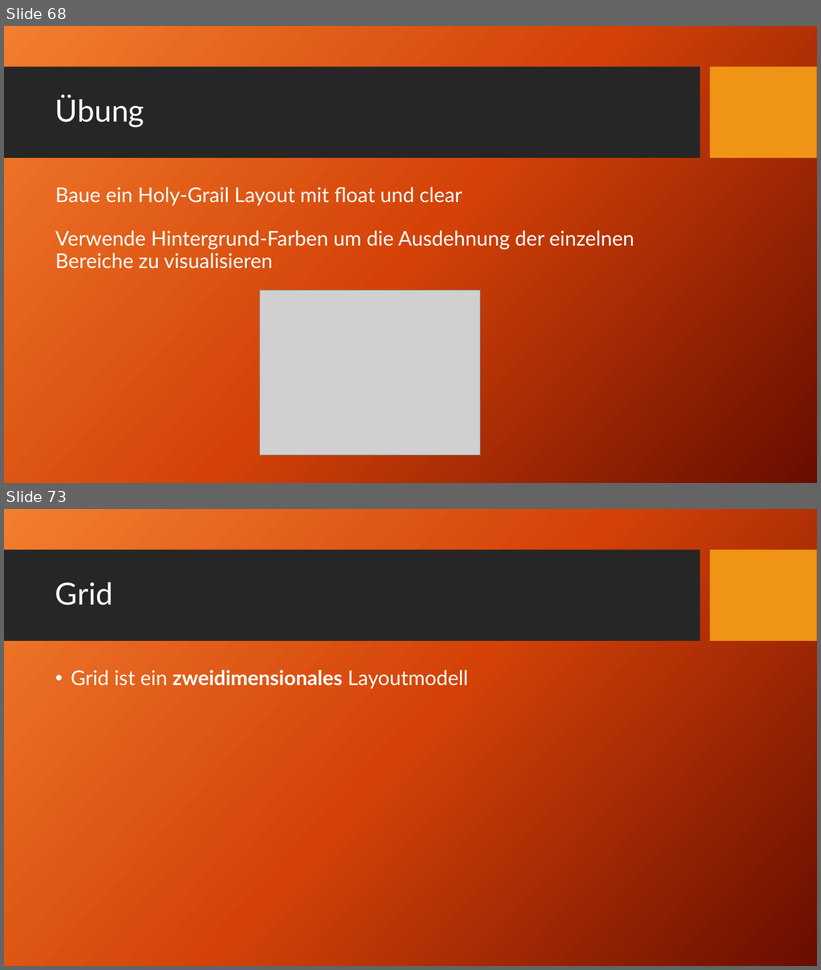
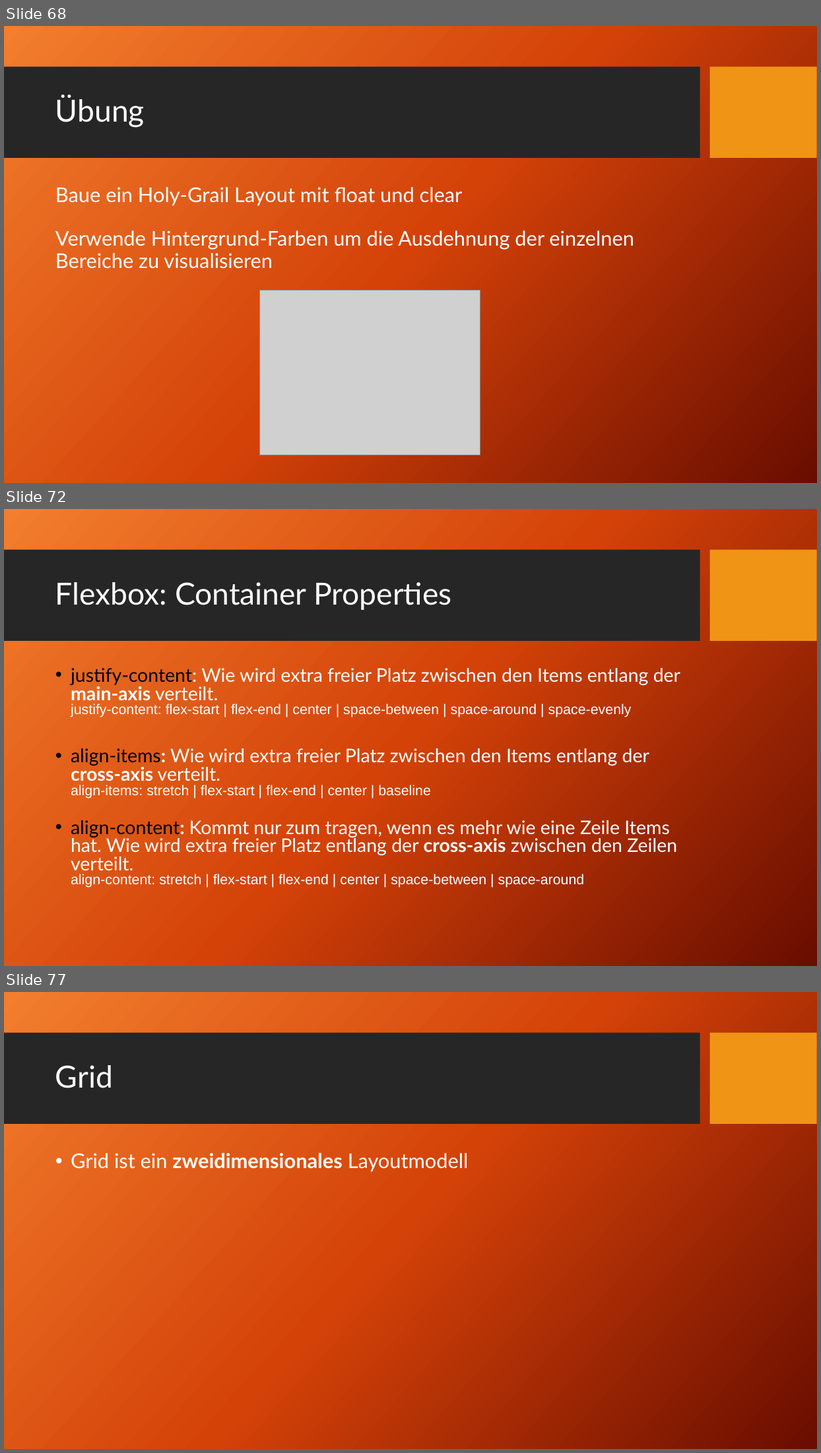
Before and after one commit to TomFrey/htmlCssBasicUebungen, a slide deck: html Schulung.pptx. Shown one above the other, each under a label of ours: slides 68 and 73 before the commit, slides 68, 72 and 77 after it; the slides between them are not shown. The pictures are 821x970 and 821x1453 pixels, drawn with LibreOffice and Linux fonts; fonts in the diff are those of the drawing; grey boxes stand for pictures; background and template pictures are left out. Boxes give left, top, right and bottom in pixels: in the first picture for what was removed or moved away, otherwise in the second. Text is boxed around its words. In the diff, an @@ line names an element or a change of style, - is before the commit and + after.

Commit message:
css Flexbox zur PowerPoint Präsentation hinzugefügt.

```diff
--- a/html Schulung.pptx
+++ b/html Schulung.pptx
@@ slide 72 added at (4, 509, 817, 966), background picture (left out); not listed: 2 template elements that a slide beside it also shows @@
@@ title added at (55, 582, 451, 610), 36 pt, text #FFFFFF @@
+Flexbox: Container Properties
@@ text added at (71, 668, 680, 888), 22.2 pt, text #FFFFFF @@
+• justify-content: Wie wird extra freier Platz zwischen den Items entlang der main-axis verteilt.
+  justify-content: flex-start | flex-end | center | space-between | space-around | space-evenly
+• align-items: Wie wird extra freier Platz zwischen den Items entlang der cross-axis verteilt.
+  align-items: stretch | flex-start | flex-end | center | baseline
+• align-content: Kommt nur zum tragen, wenn es mehr wie eine Zeile Items hat. Wie wird extra freier Platz entlang der cross-axis zwischen den Zeilen verteilt.
+  align-content: stretch | flex-start | flex-end | center | space-between | space-around
@@ what was slide 73 is now slide 77 @@
```
Also in this commit, not shown: 2 slides changed, 3 other slides added.
